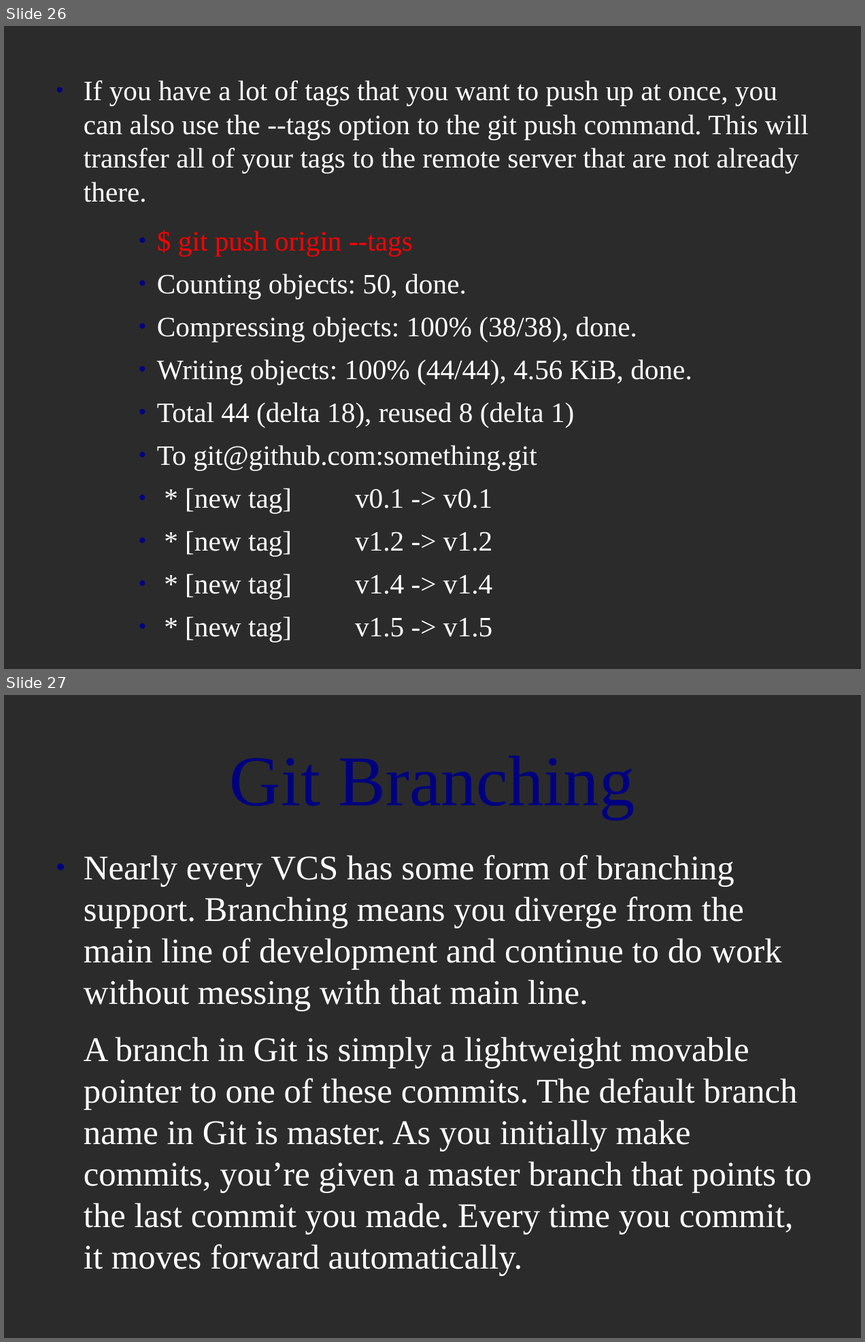
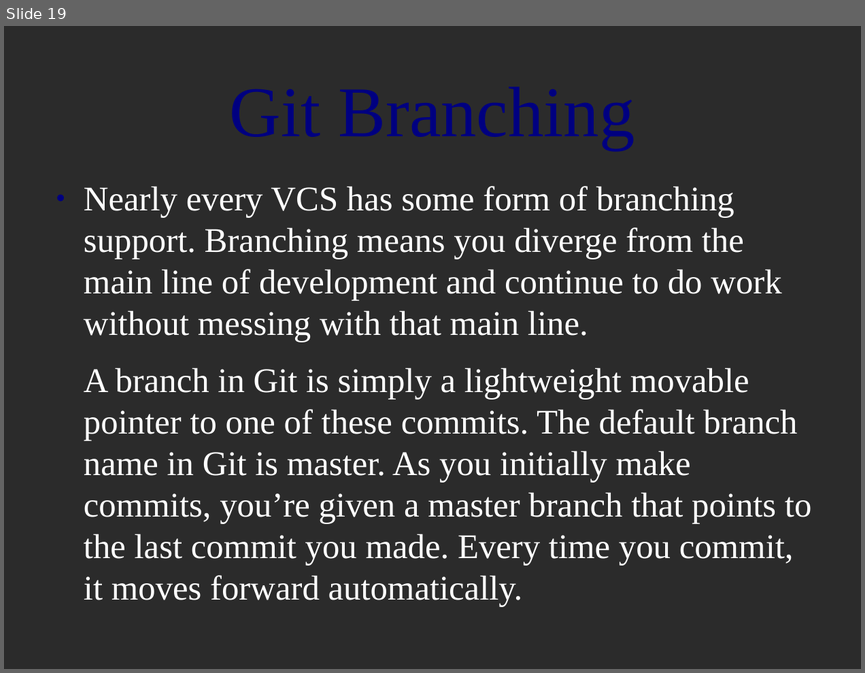
Before and after one commit to MariamP/myRepo, a slide deck: git_intro.odp. Shown one above the other, each under a label of ours: slides 26 and 27 before the commit, slide 19 after it. The pictures are 865x1342 and 865x673 pixels, drawn with LibreOffice and Linux fonts; fonts in the diff are those of the drawing; background and template pictures are left out; a plain dark background stands for a picture behind light text. Boxes give left, top, right and bottom in pixels: in the first picture for what was removed or moved away, otherwise in the second. Text is boxed around its words. In the diff, an @@ line names an element or a change of style, - is before the commit and + after.

```diff
--- a/git_intro.odp
+++ b/git_intro.odp
@@ slide 26 removed at box(4, 26, 861, 669), background picture (left out) @@
@@ text removed at box(84, 80, 808, 642) @@
-● If you have a lot of tags that you want to push up at once, you can also use the --tags option to the git push command. This will transfer all of your tags to the remote server that are not already there.
-    ● $ git push origin --tags
-    ● Counting objects: 50, done.
-    ● Compressing objects: 100% (38/38), done.
-    ● Writing objects: 100% (44/44), 4.56 KiB, done.
-    ● Total 44 (delta 18), reused 8 (delta 1)
-    ● To git@github.com:something.git
-    ● * [new tag] v0.1 -> v0.1
-    ● * [new tag] v1.2 -> v1.2
-    ● * [new tag] v1.4 -> v1.4
-    ● * [new tag] v1.5 -> v1.5
@@ what was slide 27 is now slide 19 @@
```
Also in this commit, not shown: 2 slides changed, 7 other slides removed.
